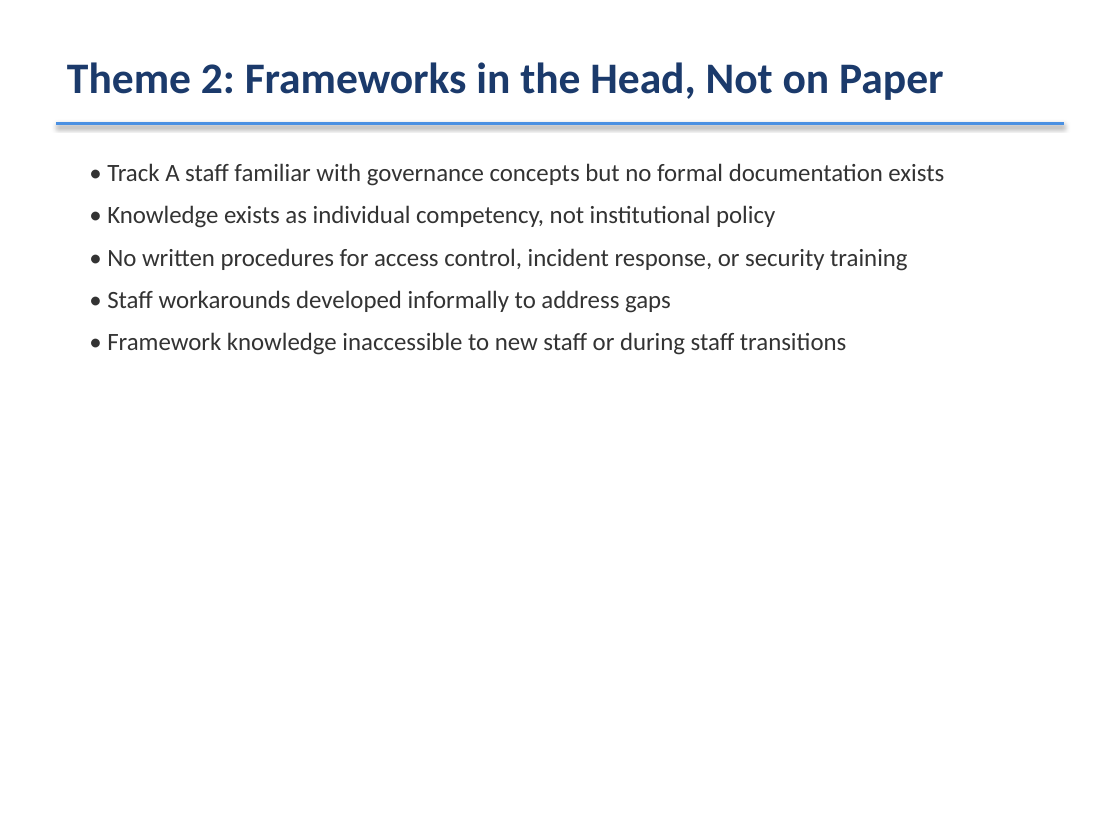
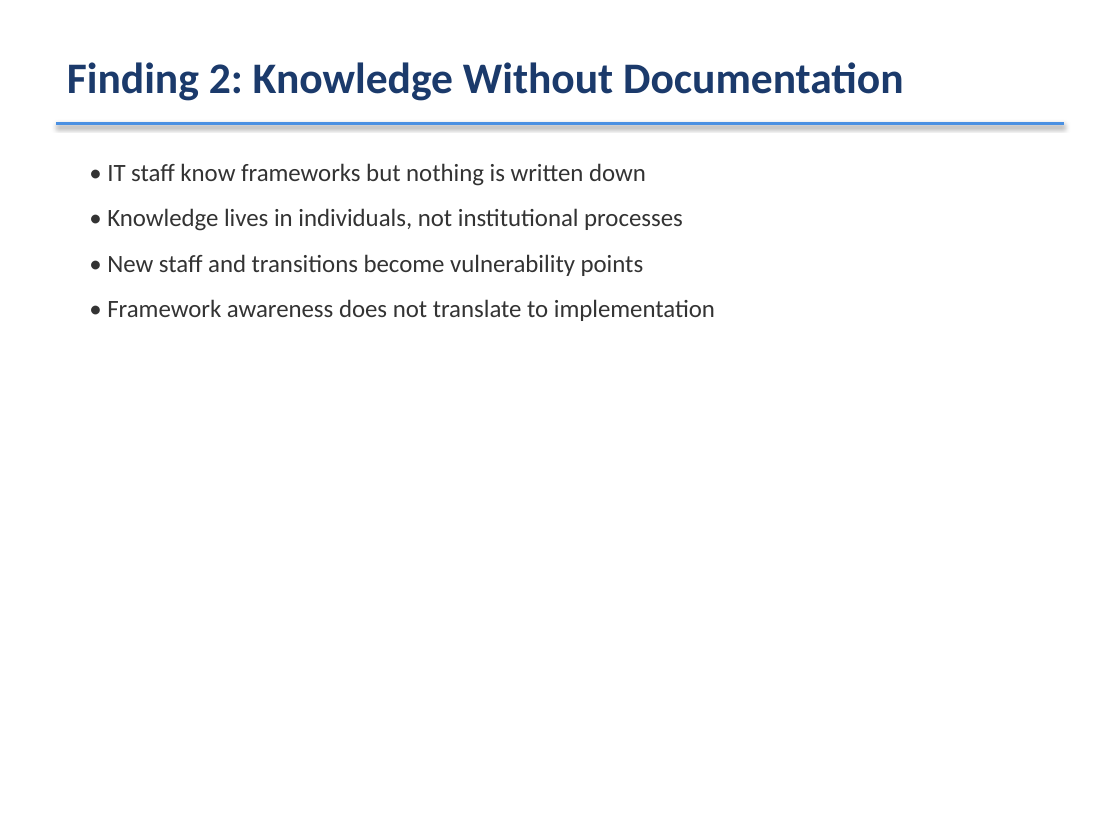
Before and after one commit to CyberNupe/CyberNupe, a slide deck: slide 8 of DRP_Defense_Presentation.pptx (slide 23 before the commit). Drawn at 1120x840 pixels with LibreOffice and Linux fonts; fonts in the diff are those of the drawing. Boxes give left, top, right and bottom in pixels: in the first picture for what was removed or moved away, otherwise in the second. Text is boxed around its words. In the diff, an @@ line names an element or a change of style, - is before the commit and + after.

```diff
--- a/DRP_Defense_Presentation.pptx
+++ b/DRP_Defense_Presentation.pptx
@@ text at (67, 62, 904, 101): text changed @@
-Theme 2: Frameworks in the Head, Not on Paper
+Finding 2: Knowledge Without Documentation
@@ text at (107, 163, 715, 321): text changed @@
-• Track A staff familiar with governance concepts but no formal documentation exists
-• Knowledge exists as individual competency, not institutional policy
-• No written procedures for access control, incident response, or security training
-• Staff workarounds developed informally to address gaps
-• Framework knowledge inaccessible to new staff or during staff transitions
+• IT staff know frameworks but nothing is written down
+• Knowledge lives in individuals, not institutional processes
+• New staff and transitions become vulnerability points
+• Framework awareness does not translate to implementation
```
Also in this commit, not shown: 16 other slides changed, 22 slides removed.
